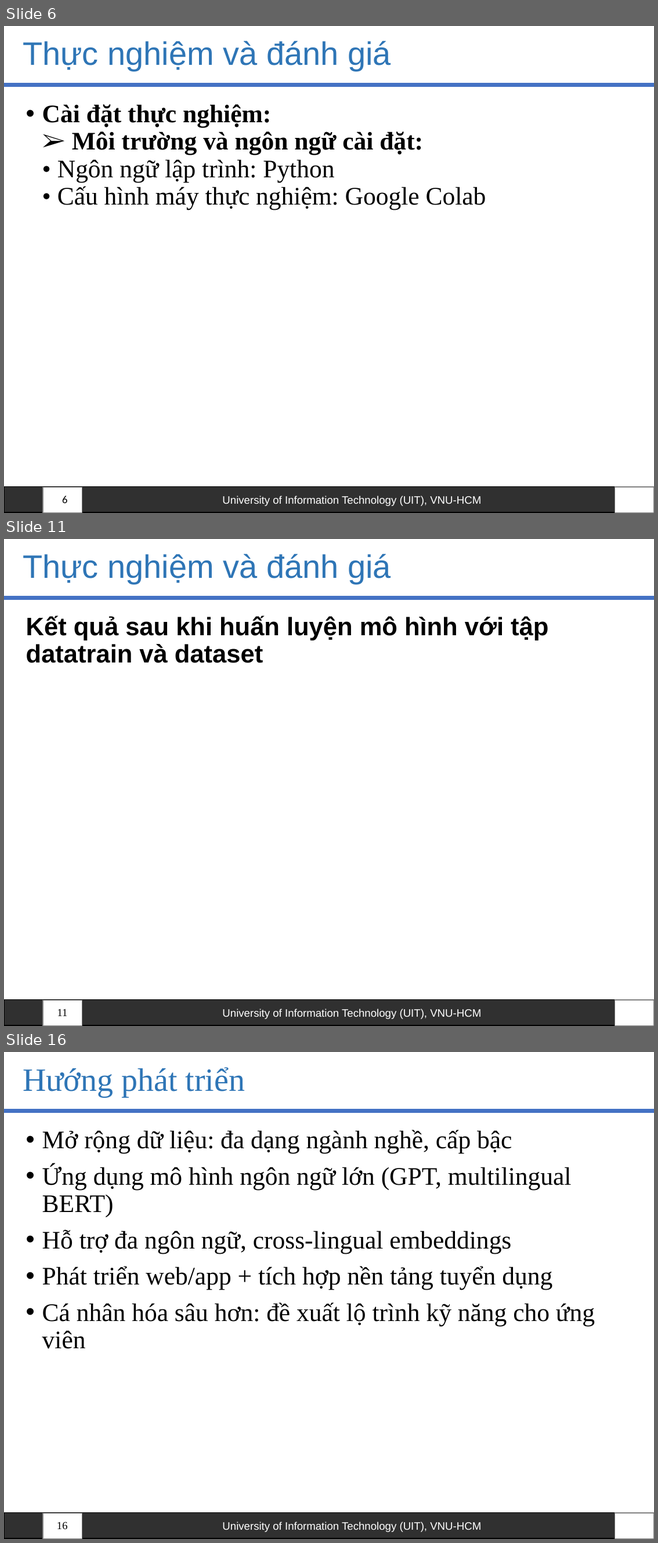
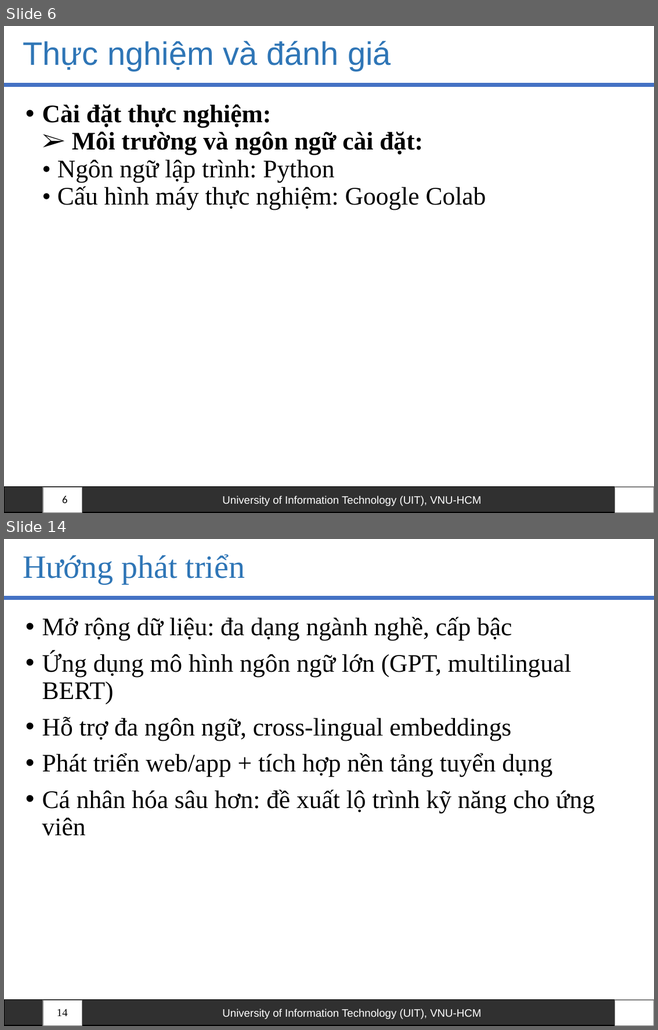
Before and after one commit to HoanHang/AI-UIT, a slide deck: Python_ML/Report/Slide - Bao Cao Cuoi Ki - Python.pptx. Shown one above the other, each under a label of ours: slides 6, 11 and 16 before the commit, slides 6 and 14 after it; the slides between them are not shown. The pictures are 658x1543 and 658x1030 pixels, drawn with LibreOffice and Linux fonts; fonts in the diff are those of the drawing; background and template pictures are left out. Boxes give left, top, right and bottom in pixels: in the first picture for what was removed or moved away, otherwise in the second. Text is boxed around its words. In the diff, an @@ line names an element or a change of style, - is before the commit and + after.

```diff
--- a/Python_ML/Report/Slide - Bao Cao Cuoi Ki - Python.pptx
+++ b/Python_ML/Report/Slide - Bao Cao Cuoi Ki - Python.pptx
@@ slide 11 removed at (4,539,654,1026), background #FFFFFF; not listed: 4 template elements that a slide beside it also shows @@
@@ title removed at (23,553,391,583) @@
-Thực nghiệm và đánh giá
@@ text removed at (26,616,548,663) @@
-Kết quả sau khi huấn luyện mô hình với tập datatrain và dataset
@@ page number removed at (57,1009,68,1016) @@
-11
@@ what was slide 16 is now slide 14 @@
@@ page number at (57,1009,68,1016): text changed @@
-16
+14
```
Also in this commit, not shown: 9 slides changed, 1 other slide removed, 1 other file.
